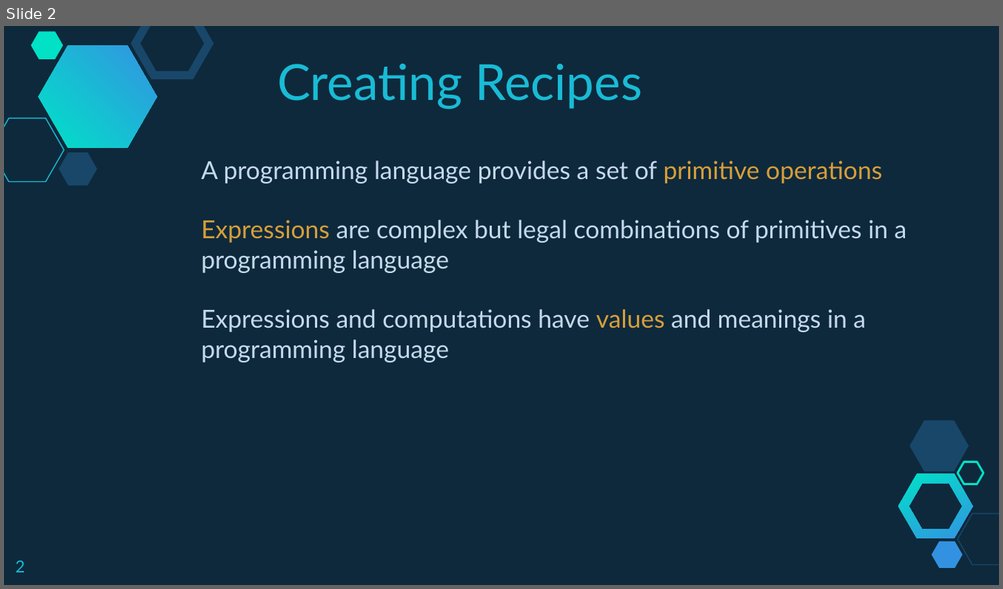
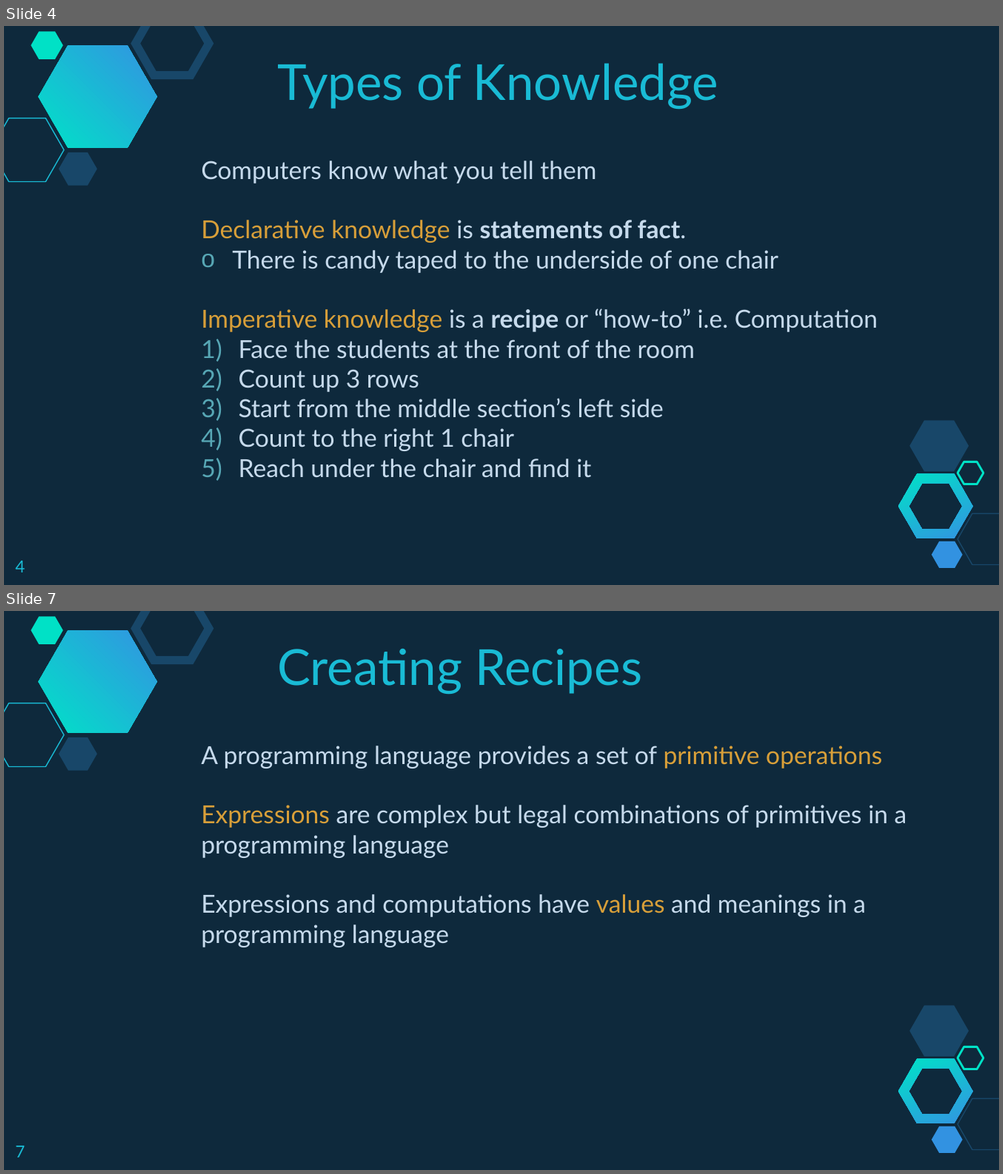
Before and after one commit to branhoff/python_class_101, a slide deck: lecture_slides/1_Python Lesson 1 - Aspects of Language.pptx. Shown one above the other, each under a label of ours: slide 2 before the commit, slides 4 and 7 after it; the slides between them are not shown. The pictures are 1003x589 and 1003x1174 pixels, drawn with LibreOffice and Linux fonts; fonts in the diff are those of the drawing. Boxes give left, top, right and bottom in pixels: in the first picture for what was removed or moved away, otherwise in the second. Text is boxed around its words. In the diff, an @@ line names an element or a change of style, - is before the commit and + after.

```diff
--- a/lecture_slides/1_Python Lesson 1 - Aspects of Language.pptx
+++ b/lecture_slides/1_Python Lesson 1 - Aspects of Language.pptx
@@ slide 4 added at box(4, 26, 999, 585), background #0E293C; not listed: 10 template elements that a slide beside it also shows @@
@@ text added at box(277, 63, 718, 109), 36 pt, text #19BBD5 @@
+Types of Knowledge
@@ text added at box(201, 161, 877, 478), 18 pt, text #C6DAEC @@
+Computers know what you tell them
+Declarative knowledge is statements of fact.
+o There is candy taped to the underside of one chair
+Imperative knowledge is a recipe or “how-to” i.e. Computation
+1) Face the students at the front of the room
+2) Count up 3 rows
+3) Start from the middle section’s left side
+4) Count to the right 1 chair
+5) Reach under the chair and find it
@@ page number added at box(15, 561, 25, 573), 12 pt, text #19BBD5 @@
+4
@@ what was slide 2 is now slide 7 @@
@@ page number at box(15, 1146, 25, 1158): text changed @@
-2
+7
```
Also in this commit, not shown: 1 slide changed, 5 other slides added, 1 slide removed.
